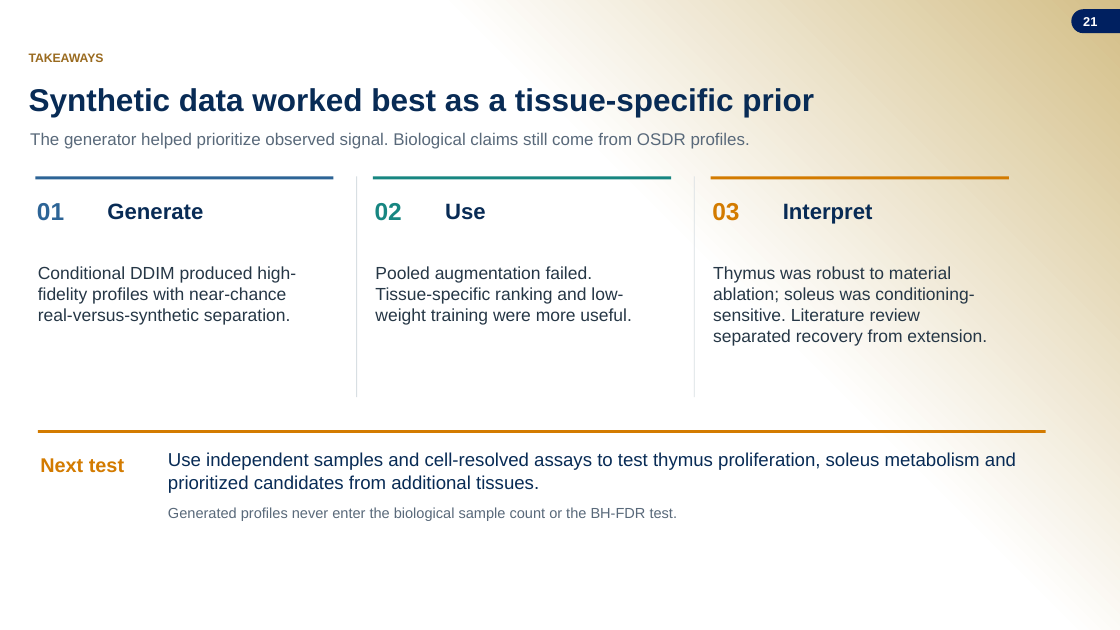
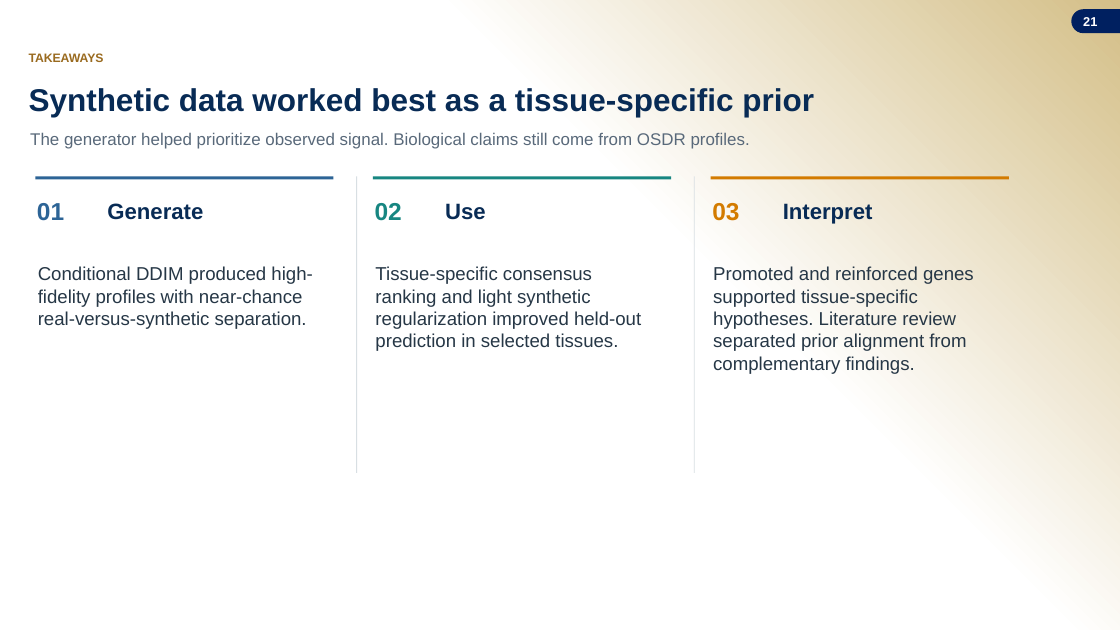
Before and after one commit to jasont314/nasa-mouse, a slide deck: slide 21 of presentation/SLSTP_2026_Generative_Transcriptomics.pptx. Drawn at 1120x630 pixels with LibreOffice and Linux fonts; fonts in the diff are those of the drawing; background and template pictures are left out. Boxes give left, top, right and bottom in pixels: in the first picture for what was removed or moved away, otherwise in the second. Text is boxed around its words. In the diff, an @@ line names an element or a change of style, - is before the commit and + after.

Commit message:
Clarify held-out evaluation visualization

```diff
--- a/presentation/SLSTP_2026_Generative_Transcriptomics.pptx
+++ b/presentation/SLSTP_2026_Generative_Transcriptomics.pptx
@@ rectangle: place and size @@
-rectangle at bbox=[356, 176, 357, 397]
+rectangle at bbox=[356, 176, 357, 473]
@@ rectangle: place and size @@
-rectangle at bbox=[694, 176, 695, 397]
+rectangle at bbox=[694, 176, 695, 473]
@@ text "Conditional DDIM produced high-fidelity profiles ..." at bbox=[38, 266, 312, 329]: size 15 to 16 pt @@
@@ text at bbox=[375, 266, 641, 351]: text changed; size 15 to 16 pt @@
-Pooled augmentation failed. Tissue-specific ranking and low-weight training were more useful.
+Tissue-specific consensus ranking and light synthetic regularization improved held-out prediction in selected tissues.
@@ text at bbox=[713, 266, 974, 374]: text changed; size 15 to 16 pt @@
-Thymus was robust to material ablation; soleus was conditioning-sensitive. Literature review separated recovery from extension.
+Promoted and reinforced genes supported tissue-specific hypotheses. Literature review separated prior alignment from complementary findings.
@@ rectangle removed at bbox=[38, 430, 1046, 434] @@
@@ text removed at bbox=[40, 458, 124, 473] @@
-Next test
@@ text removed at bbox=[168, 452, 1016, 493] @@
-Use independent samples and cell-resolved assays to test thymus proliferation, soleus metabolism and prioritized candidates from additional tissues.
@@ text removed at bbox=[168, 507, 678, 521] @@
-Generated profiles never enter the biological sample count or the BH-FDR test.
```
Also in this commit, not shown: 2 other slides changed, 3 other files.
